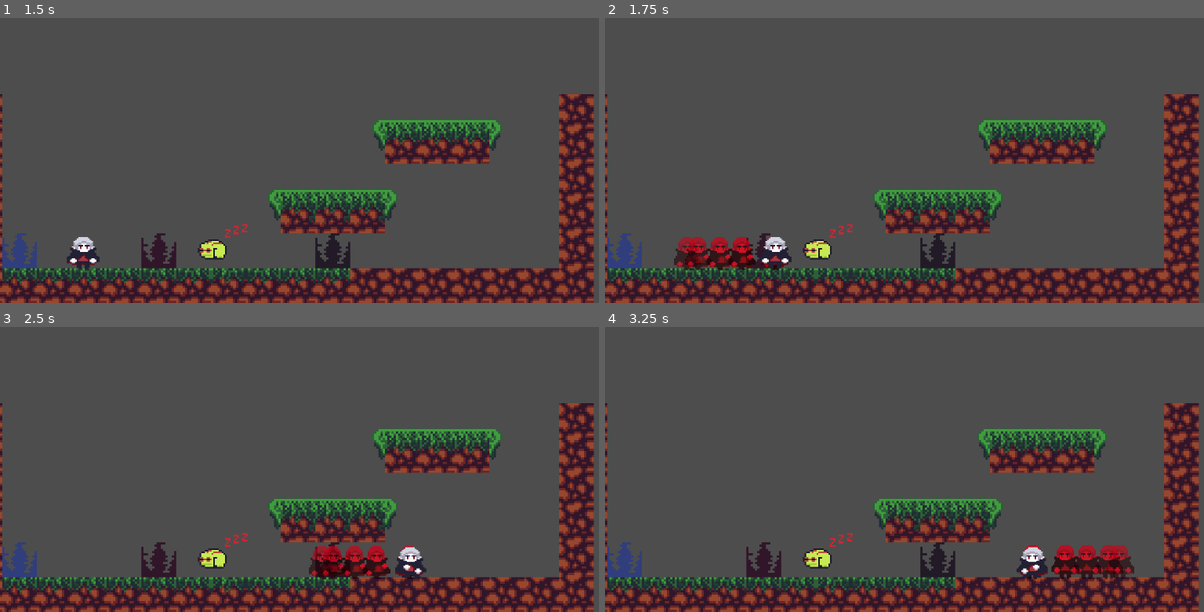
Above: before the commit, frames 1-4 (two rows, left to right).
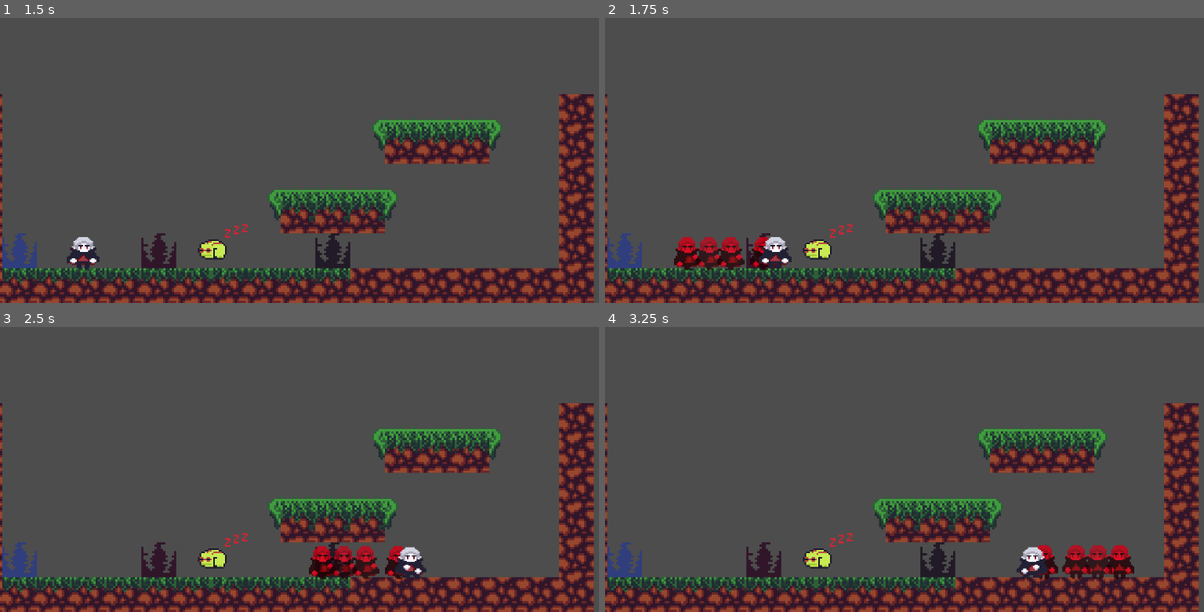
Above: after the commit, the same moments.

Repository: Wayfleh/GDC-Vampire-Platformer
Game: Godot game, scene res://UI/MainMenu.tscn
Two runs of this game, one before a commit and one after it. Both use one fixed random seed, a clock stepped at 60 frames per second and the inputs below.
Inputs:
- Up to frame 1 (1.5 s): click "Play" at 0.5 s; tap Enter at 1.25 s; hold D (right) from 1.28 s (still down); tap J (bite_dash) at 1.35 s
- Up to frame 2 (1.75 s): keep holding D (right); tap W (jump) at 1.52 s
- Up to frame 3 (2.5 s): keep holding D (right); tap J (bite_dash) at 2.1 s; tap W (jump) at 2.27 s
- Up to frame 4 (3.25 s): release D (right) at 2.78 s; hold A (left) from 2.78 s (still down); tap J (bite_dash) at 2.85 s

Frame 1 is identical in both runs. In frame 2, 1.1% of the frame differs, in the area x 12-31%, y 76-89%; in frame 3, 1.1%; in frame 4, 1.1%.

Commit message:
changed process to physics process

Diff:
--- a/untitled-vampire-game/Player/StateMachine/Frog/frog_state.gd
+++ b/untitled-vampire-game/Player/StateMachine/Frog/frog_state.gd
@@ -23,7 +23,7 @@
 #set player constants to vampire constants
 
 func enter_state():
-	f_machine.set_process(true)
+	f_machine.set_physics_process(true)
 	f_machine.begin_state_machine(f_machine.initial_state)
 	player.speed = F_SPEED
 	player.jump_impulse = F_JUMP_IMPULSE
@@ -37,4 +37,4 @@
 
 #turn off processing for statemachine
 func exit_state():
-	f_machine.set_process(false)
+	f_machine.set_physics_process(false)
--- a/untitled-vampire-game/Player/StateMachine/vampire_state.gd
+++ b/untitled-vampire-game/Player/StateMachine/vampire_state.gd
@@ -10,7 +10,7 @@
 #turn on processing for statemachine
 #set player constants to vampire constants
 func enter_state():
-	v_machine.set_process(true)
+	v_machine.set_physics_process(true)
 	v_machine.begin_state_machine(v_machine.initial_state)
 	player.speed = V_SPEED
 	player.jump_impulse = V_JUMP_IMPULSE
@@ -32,4 +32,4 @@
 #turn off processing for statemachine
 func exit_state():
 	v_machine.current_state = v_machine.initial_state
-	v_machine.set_process(false)
+	v_machine.set_physics_process(false)
--- a/untitled-vampire-game/state_machine.gd
+++ b/untitled-vampire-game/state_machine.gd
@@ -10,7 +10,7 @@
 
 func _ready() -> void:
 	await player.ready
-	set_process(is_initial_machine) #machine is not processed (state is not updated) if this is not the initial machine
+	set_physics_process(is_initial_machine) #machine is not processed (state is not updated) if this is not the initial machine
 	for state in get_children(): #children of the statemachine should only be the states themselves
 		if state is State:
 			states[state.name] = state
@@ -19,7 +19,7 @@
 		begin_state_machine(initial_state)
 
 
-func _process(delta):
+func _physics_process(delta):
 	if current_state:
 		current_state.update(delta)
 
